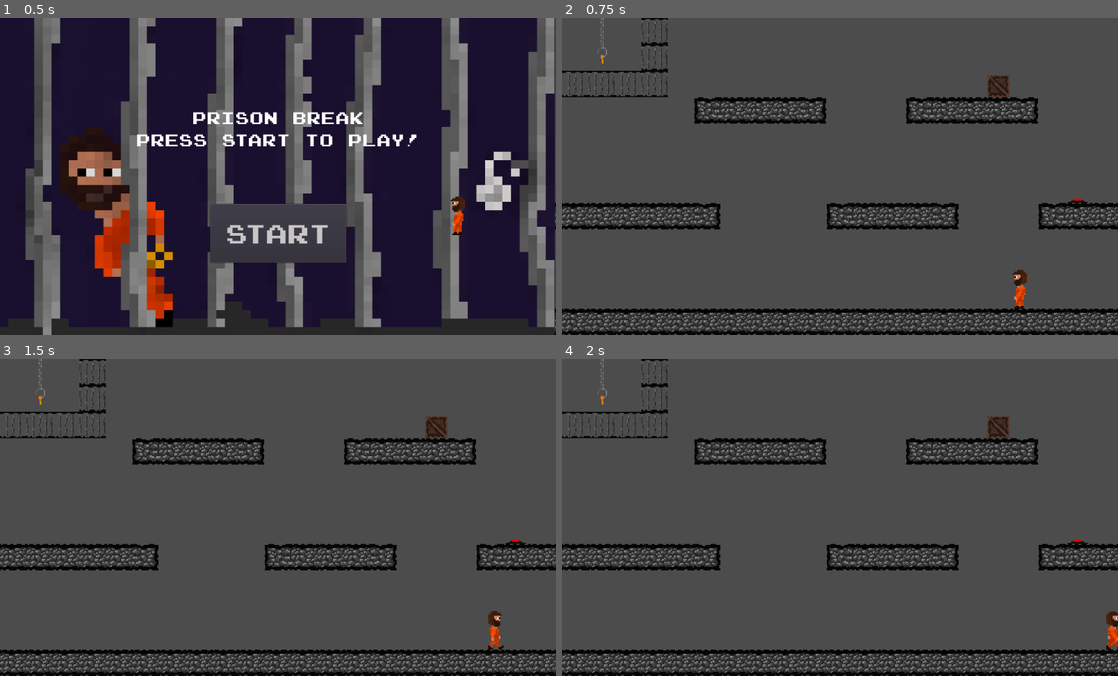
Above: before the commit, frames 1-4 (two rows, left to right).
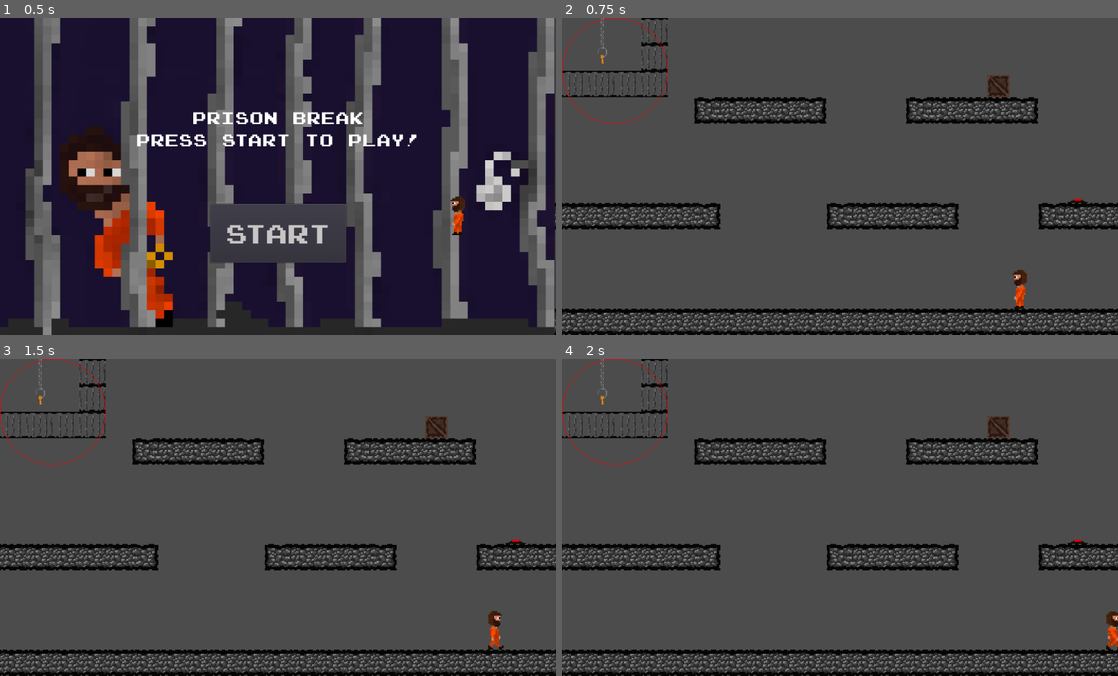
Above: after the commit, the same moments.

Repository: SanPug1/Prison-Break-Game
Game: Godot game, scene res://Everything.tscn
Same seed, same stepped clock (60 frames per second), same inputs: the game is played once before the commit and once after it. Sound files missing from this copy of the repository are replaced by a short silence.
Inputs (mouse positions are in pixels of both pictures, inside the frame that each line leads up to):
- Up to frame 1 (0.5 s): no input
- Up to frame 2 (0.75 s): click "Start" at 0.5 s
- Up to frame 3 (1.5 s): tap Enter at 1.25 s; move the mouse to (400, 501) at 1.27 s; hold Right (player_right) from 1.28 s (still down); click (400, 501) at 1.35 s
- Up to frame 4 (2 s): keep holding Right (player_right); tap Z (player_jump) at 1.52 s

Frame 1 is identical in both runs. In frame 2, 0.2% of the frame differs, in the area x 0-20%, y 0-34%; in frame 3, 0.2%; in frame 4, 0.2%.

Commit message:
puzzle 1

Diff:
--- a/Levels/Puzzle 1.gd
+++ b/Levels/Puzzle 1.gd
@@ -17,33 +17,42 @@
 	if(itemFound == 3):
 		emit_signal("level2")
 	if Input.is_action_just_pressed("left_click"):
-		if(get_viewport().get_mouse_position().x >= 266 && get_viewport().get_mouse_position().x <= 510 && get_viewport().get_mouse_position().y >= 398 && get_viewport().get_mouse_position().y <= 428):
+		if(get_viewport().get_mouse_position().x >= 278 && get_viewport().get_mouse_position().x <= 522 && get_viewport().get_mouse_position().y >= 398 && get_viewport().get_mouse_position().y <= 428):
 			if(!p1):
 				itemFound += 1
 				p1 = true
-			#_draw($Polygon1.position, 125, 0, 2*PI)
-		elif(get_viewport().get_mouse_position().x >= 385 && get_viewport().get_mouse_position().x <= 513 && get_viewport().get_mouse_position().y >= -38 && get_viewport().get_mouse_position().y <= 146):
+				print(itemFound)
+				draw_circle_arc($Polygon1.position, 125, Color.red)
+		elif(get_viewport().get_mouse_position().x >= 397 && get_viewport().get_mouse_position().x <= 525 && get_viewport().get_mouse_position().y >= -38 && get_viewport().get_mouse_position().y <= 146):
 			if(!p2):
 				itemFound += 1
 				p2 = true
-			#_draw($Polygon2.position, 185, 0, 2*PI)
+				print(itemFound)
+				#_draw($Polygon2.position, 185, 0, 2*PI)
 		elif(get_viewport().get_mouse_position().x >= 827 && get_viewport().get_mouse_position().x <= 1027 && get_viewport().get_mouse_position().y >= 402 && get_viewport().get_mouse_position().y <= 602):
 			if(!p3):
 				itemFound += 1
 				p3 = true
-			#_draw($Polygon3.position, 202, 0, 2*PI)
-	print(itemFound)
+				print(itemFound)
+				#_draw($Polygon3.position, 202, 0, 2*PI)
 
-#func _draw(center, radius, angle_from, angle_to):
-#	draw_circle_arc(center, radius, angle_from, angle_to, Color.red)
-#
-#func draw_circle_arc(center, radius, angle_from, angle_to, color):
-#	var nb_points = 32
-#	var points_arc = PackedVector2Array()
-#
-#	for i in range(nb_points + 1):
-#		var angle_point = deg2rad(angle_from + i * (angle_to-angle_from) / nb_points - 90)
-#		points_arc.push_back(center + Vector2(cos(angle_point), sin(angle_point)) * radius)
-#
-#	for index_point in range(nb_points):
-#		draw_line(points_arc[index_point], points_arc[index_point + 1], color)
+
+func draw_circle_arc(center, radius, color):
+	var points = 32
+	var previousLoc = Vector2.ZERO
+	var loc = Vector2.ZERO
+	var angle = 2*PI/points
+	var oldA = 0
+	var newA = angle
+
+
+	for i in range(points):
+		previousLoc.x = cos(oldA)*radius
+		previousLoc.y = sin(oldA)*radius
+		loc.x = cos(newA)*radius
+		loc.y = sin(newA)*radius
+		oldA += angle
+		newA += angle
+		print(previousLoc)
+		print(loc)
+		draw_line(previousLoc+center, loc+center, Color.red)
--- a/Levels/Puzzle 1.tscn
+++ b/Levels/Puzzle 1.tscn
@@ -1,23 +1,28 @@
-[gd_scene load_steps=3 format=2]
+[gd_scene load_steps=2 format=2]
 
-[ext_resource path="res://Art/p1.png" type="Texture" id=1]
 [ext_resource path="res://Levels/Puzzle 1.gd" type="Script" id=2]
 
 [node name="Puzzle 1" type="Node2D"]
 script = ExtResource( 2 )
 
-[node name="Sprite" type="Sprite" parent="."]
-position = Vector2( 512, 301 )
-texture = ExtResource( 1 )
+[node name="background" type="Polygon2D" parent="."]
+position = Vector2( 524, 301 )
+scale = Vector2( 1.02344, 1 )
+color = Color( 0.164706, 0.643137, 0.721569, 1 )
+polygon = PoolVector2Array( -511.999, -305, 519.816, -297, 519.816, 297, -511.022, 298 )
+
+[node name="Line2D" type="Line2D" parent="background"]
+points = PoolVector2Array( 1.95419, -301, 0.977081, 297 )
+default_color = Color( 0.054902, 0.180392, 0.788235, 1 )
 
 [node name="Polygon1" type="Polygon2D" parent="."]
-position = Vector2( 388, 413 )
+position = Vector2( 400, 413 )
 scale = Vector2( 1.01646, 1 )
 color = Color( 0, 0, 0, 1 )
 polygon = PoolVector2Array( 122, -15, -122, -15, -122, 15, 122, 15 )
 
 [node name="Polygon2" type="Polygon2D" parent="."]
-position = Vector2( 449, 54 )
+position = Vector2( 461, 54 )
 color = Color( 0, 0, 0, 1 )
 polygon = PoolVector2Array( -63, -92, -63, 92, 65, 92, 65, -92 )
 
--- /dev/null
+++ b/Levels/Puzzle 2.gd
@@ -0,0 +1,39 @@
+extends Node2D
+
+
+# Declare member variables here. Examples:
+# var a = 2
+# var b = "text"
+
+
+# Called when the node enters the scene tree for the first time.
+func _ready():
+	pass # Replace with function body.
+
+func _draw() -> void:
+	draw_circle_arc(Vector2(100,100), 100, Color.red)
+
+func draw_circle_arc(center, radius, color):
+	var points = 32
+	var previousLoc = Vector2.ZERO
+	var loc = Vector2.ZERO
+	var angle = 2*PI/points
+	var oldA = 0
+	var newA = angle
+
+
+	for i in range(points):
+		previousLoc.x = cos(oldA)*radius
+		previousLoc.y = sin(oldA)*radius
+		loc.x = cos(newA)*radius
+		loc.y = sin(newA)*radius
+		oldA += angle
+		newA += angle
+		print(previousLoc)
+		print(loc)
+		draw_line(previousLoc+center, loc+center, Color.red)
+
+
+# Called every frame. 'delta' is the elapsed time since the previous frame.
+#func _process(delta):
+#	pass
--- a/Levels/Puzzle 2.tscn
+++ b/Levels/Puzzle 2.tscn
@@ -1,3 +1,6 @@
-[gd_scene format=2]
+[gd_scene load_steps=2 format=2]
 
-[node name="Puzzle 2" type="Node"]
+[ext_resource path="res://Levels/Puzzle 2.gd" type="Script" id=1]
+
+[node name="Puzzle 2" type="Node2D"]
+script = ExtResource( 1 )
